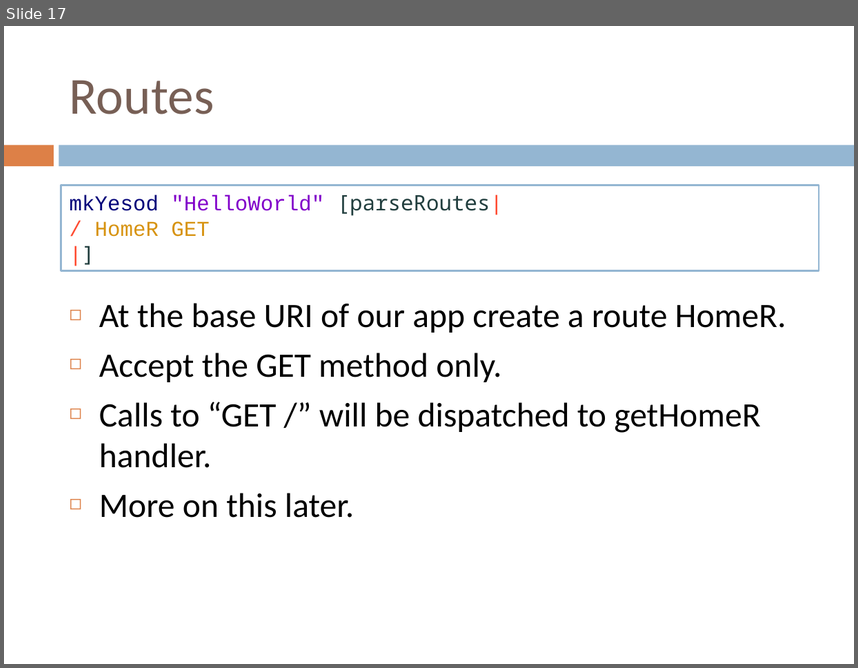
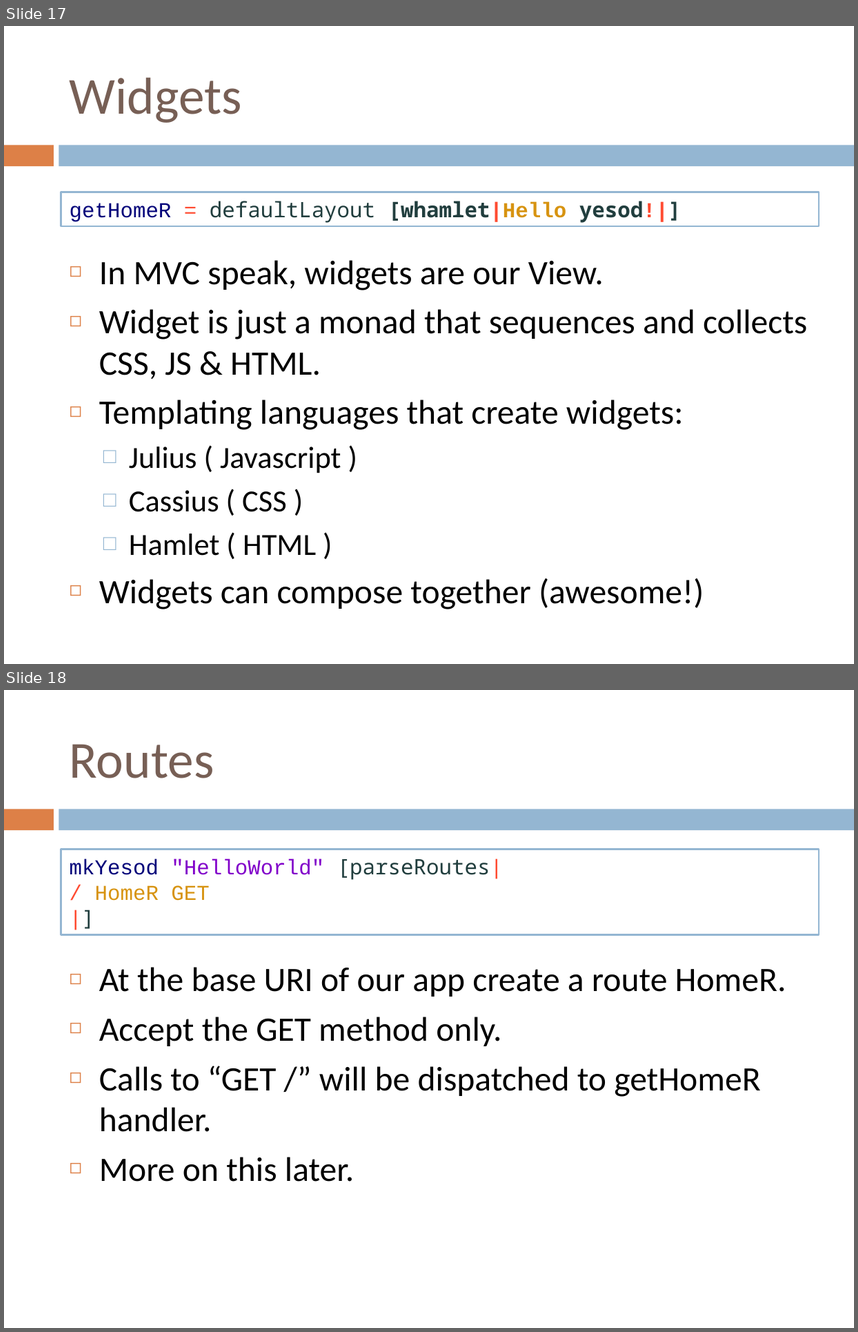
Before and after one commit to benkolera/talk-yesod, a slide deck: TypeSafeWebDevWithYesodAndHaskell.pptx. Shown one above the other, each under a label of ours: slide 17 before the commit, slides 17 and 18 after it. The pictures are 858x668 and 858x1332 pixels, drawn with LibreOffice and Linux fonts; fonts in the diff are those of the drawing. Boxes give left, top, right and bottom in pixels: in the first picture for what was removed or moved away, otherwise in the second. Text is boxed around its words. In the diff, an @@ line names an element or a change of style, - is before the commit and + after.

```diff
--- a/TypeSafeWebDevWithYesodAndHaskell.pptx
+++ b/TypeSafeWebDevWithYesodAndHaskell.pptx
@@ slide 17 added at (x1=4, y1=26, x2=854, y2=664), background #FFFFFF; not listed: 2 template elements that a slide beside it also shows @@
@@ title added at (x1=70, y1=77, x2=242, y2=123), 44 pt, text #775F55 @@
+Widgets
@@ rectangle added at (x1=61, y1=192, x2=819, y2=226), fill #FFFFFF, outline #94B6D2 1.5 pt, 18 pt, text #213E3E @@
+getHomeR = defaultLayout [whamlet|Hello yesod!|]
@@ text added at (x1=99, y1=260, x2=807, y2=609), 29 pt, text #000000 @@
+◻ In MVC speak, widgets are our View.
+◻ Widget is just a monad that sequences and collects CSS, JS & HTML.
+◻ Templating languages that create widgets:
+  □ Julius ( Javascript )
+  □ Cassius ( CSS )
+  □ Hamlet ( HTML )
+◻ Widgets can compose together (awesome!)
@@ what was slide 17 is now slide 18 @@
```
Also in this commit, not shown: 3 slides changed, 8 other slides added, 2 slides removed, 2 other files.
